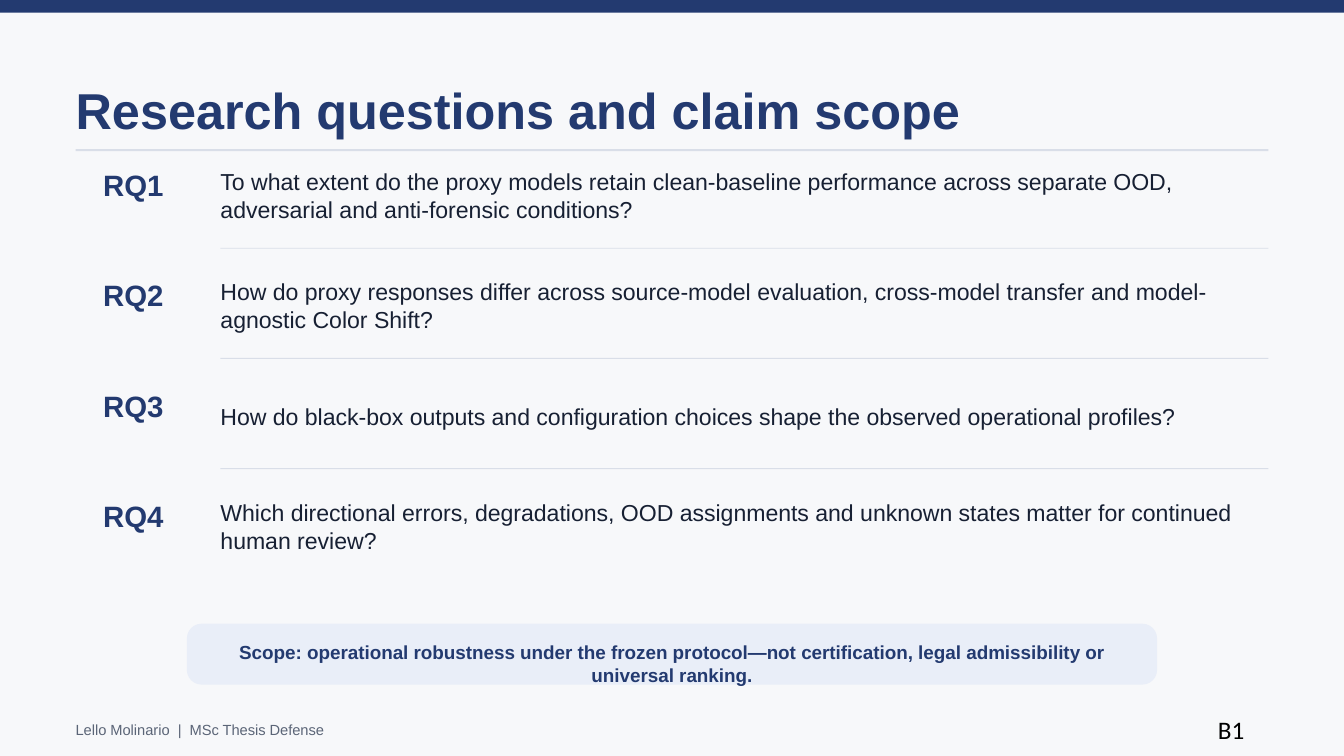
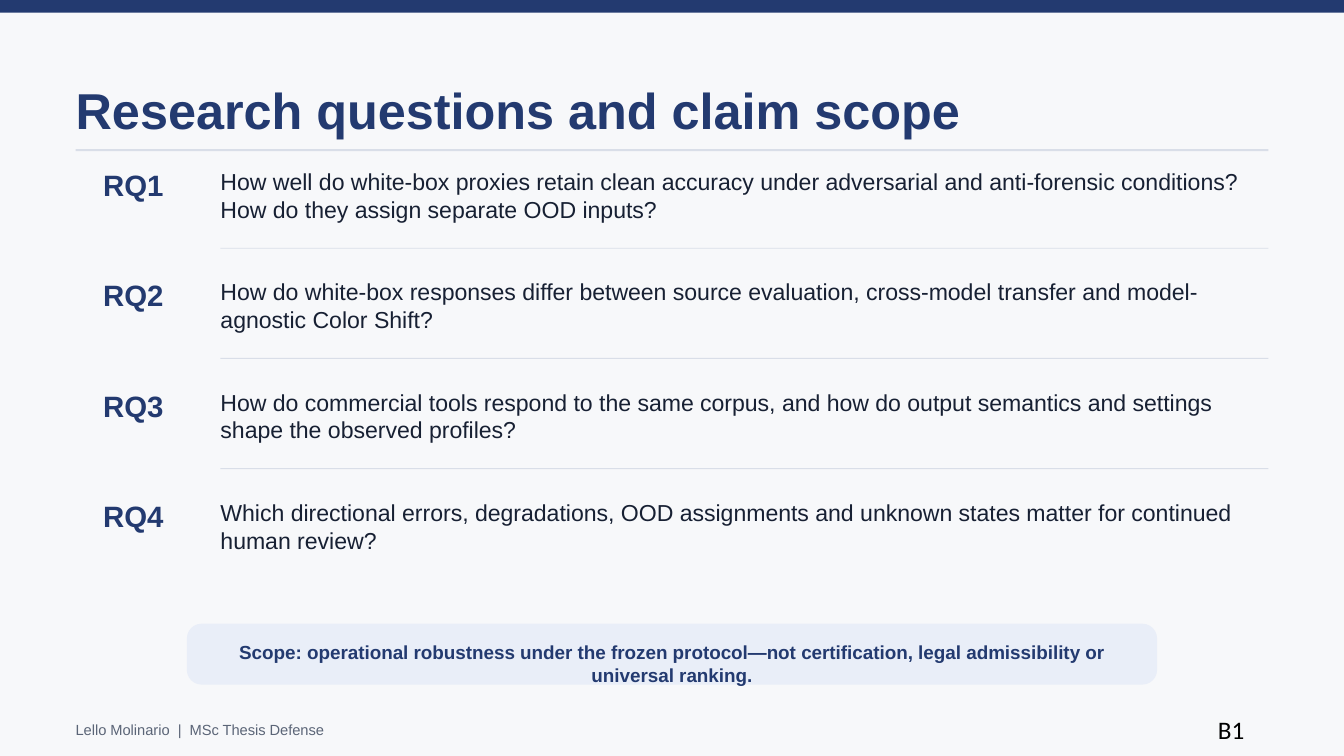
Before and after one commit to lmolinario/Molinario_Thesis_Defense_2026, a slide deck: slide 16 of Molinario_Thesis_Defense_2026.pptx (slide 17 before the commit). Drawn at 1344x756 pixels with LibreOffice and Linux fonts; fonts in the diff are those of the drawing. Boxes give left, top, right and bottom in pixels: in the first picture for what was removed or moved away, otherwise in the second. Text is boxed around its words. In the diff, an @@ line names an element or a change of style, - is before the commit and + after.

```diff
--- a/Molinario_Thesis_Defense_2026.pptx
+++ b/Molinario_Thesis_Defense_2026.pptx
@@ text at (220,173,1237,223): text changed @@
-To what extent do the proxy models retain clean-baseline performance across separate OOD, adversarial and anti-forensic conditions?
+How well do white-box proxies retain clean accuracy under adversarial and anti-forensic conditions? How do they assign separate OOD inputs?
@@ text at (220,283,1197,333): text changed @@
-How do proxy responses differ across source-model evaluation, cross-model transfer and model-agnostic Color Shift?
+How do white-box responses differ between source evaluation, cross-model transfer and model-agnostic Color Shift?
@@ text at (220,394,1212,443): text changed @@
-How do black-box outputs and configuration choices shape the observed operational profiles?
+How do commercial tools respond to the same corpus, and how do output semantics and settings shape the observed profiles?
```
Also in this commit, not shown: 18 other slides changed, 1 slide added, 1 slide removed, 1 other file.
